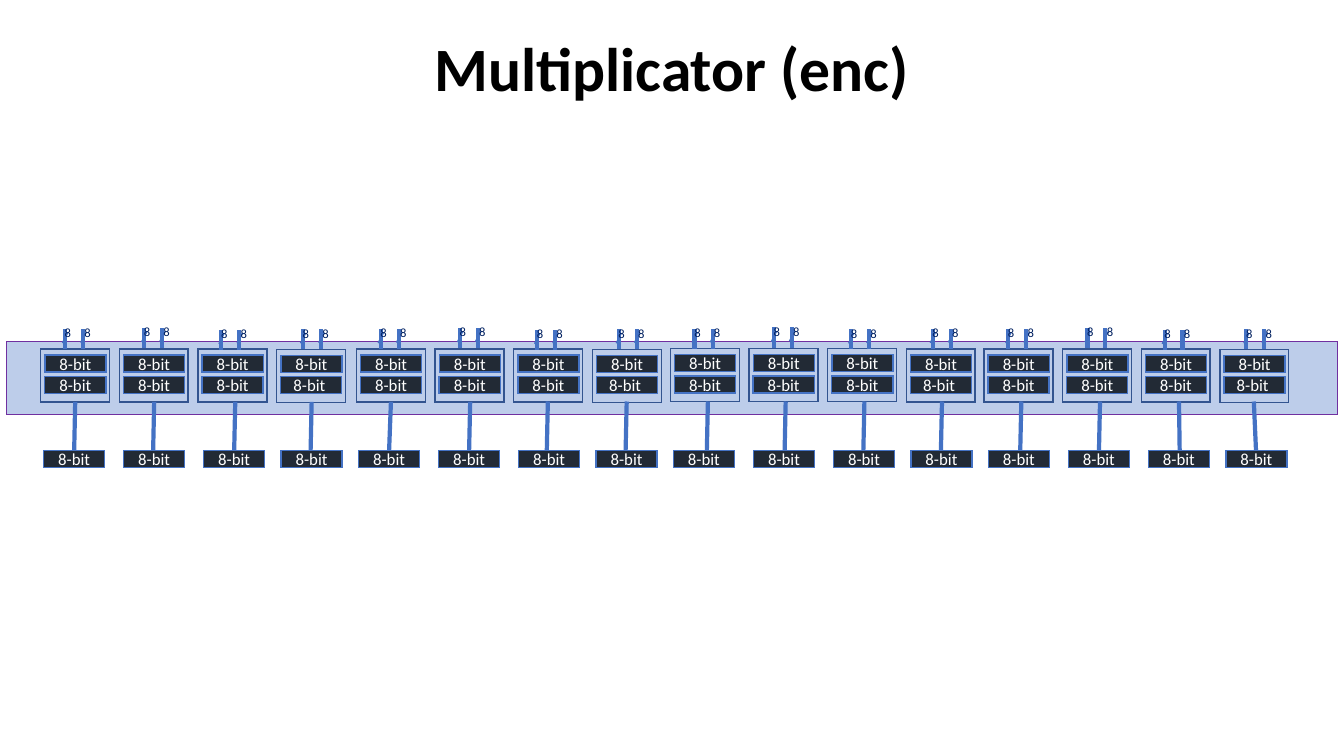
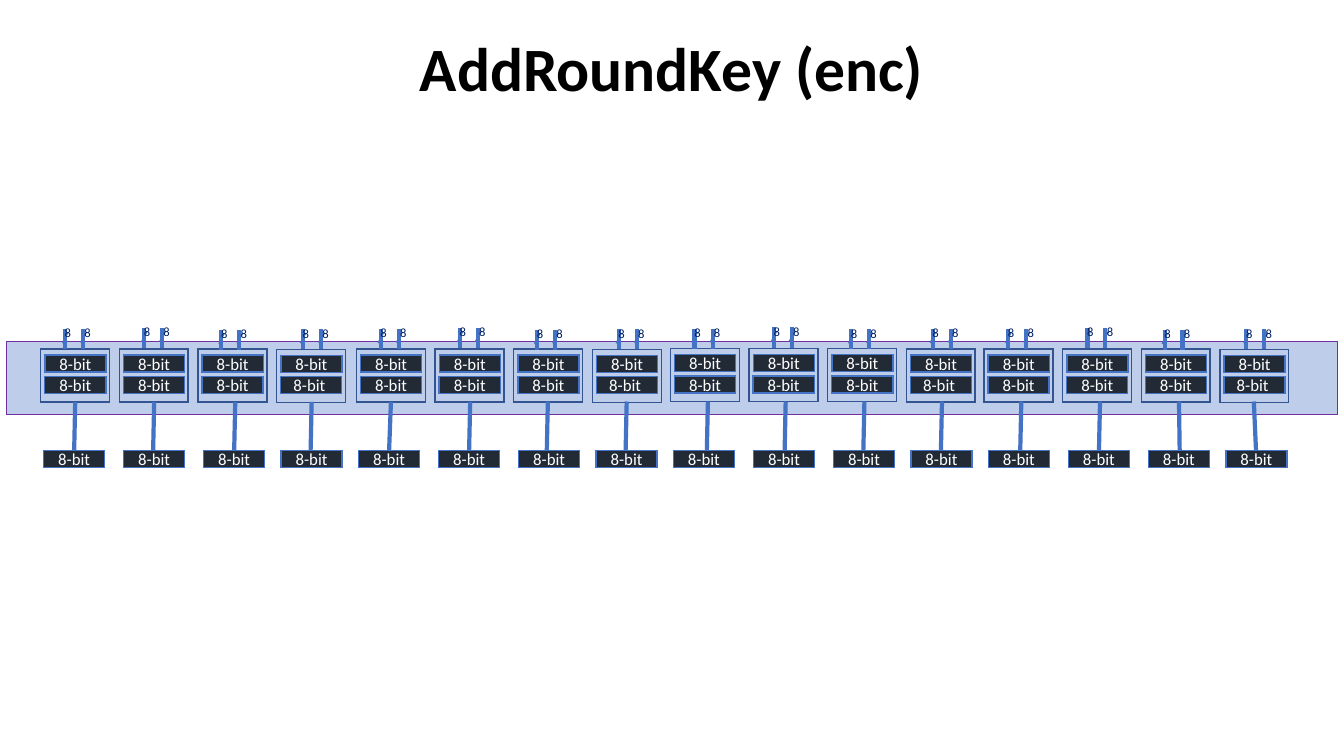
Before and after one commit to acarreteroc99/AES256-IP-Core, a slide deck: slide 16 of ASIC_hardware_blockLevelStructure.pptx (slide 14 before the commit). Drawn at 1344x756 pixels with LibreOffice and Linux fonts; fonts in the diff are those of the drawing. Boxes give left, top, right and bottom in pixels: in the first picture for what was removed or moved away, otherwise in the second. Text is boxed around its words. In the diff, an @@ line names an element or a change of style, - is before the commit and + after.

```diff
--- a/ASIC_hardware_blockLevelStructure.pptx
+++ b/ASIC_hardware_blockLevelStructure.pptx
@@ title at [420, 45, 923, 101]: text changed @@
-Multiplicator (enc)
+AddRoundKey (enc)
```
Also in this commit, not shown: 2 other slides changed, 2 slides added.
